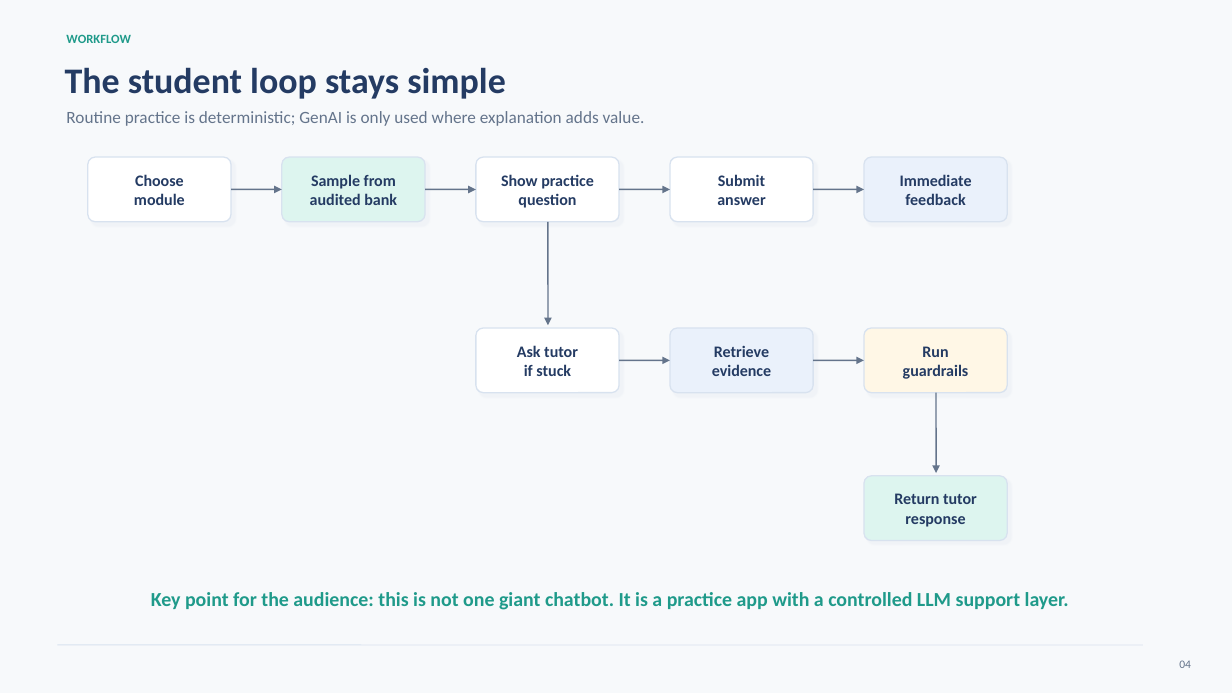
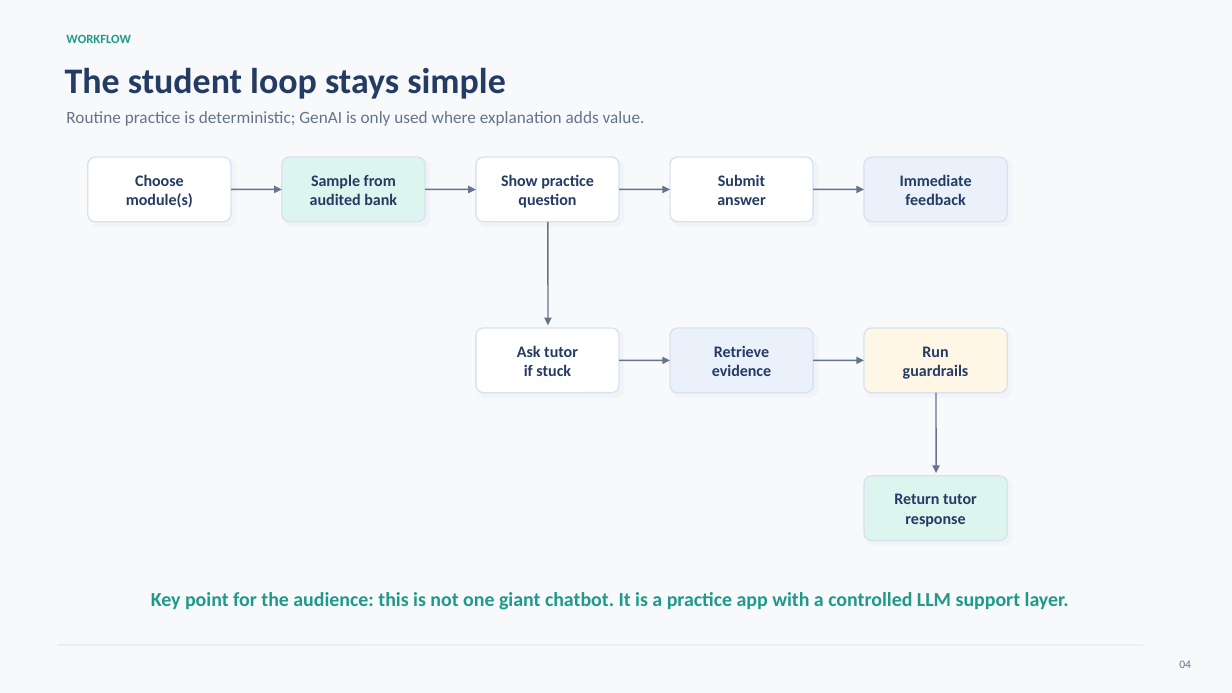
Before and after one commit to ZaidGhazi/Intro-to-Statistics-Study-App, a slide deck: slide 4 of intro_stats_study_app_presentation_cleaned_v2.pptx. Drawn at 1232x693 pixels with LibreOffice and Linux fonts; fonts in the diff are those of the drawing. Boxes give left, top, right and bottom in pixels: in the first picture for what was removed or moved away, otherwise in the second. Text is boxed around its words. In the diff, an @@ line names an element or a change of style, - is before the commit and + after.

```diff
--- a/intro_stats_study_app_presentation_cleaned_v2.pptx
+++ b/intro_stats_study_app_presentation_cleaned_v2.pptx
@@ text at [126,193,193,208]: text changed @@
-module
+module(s)
```
Also in this commit, not shown: 9 other slides changed, 11 other files.
